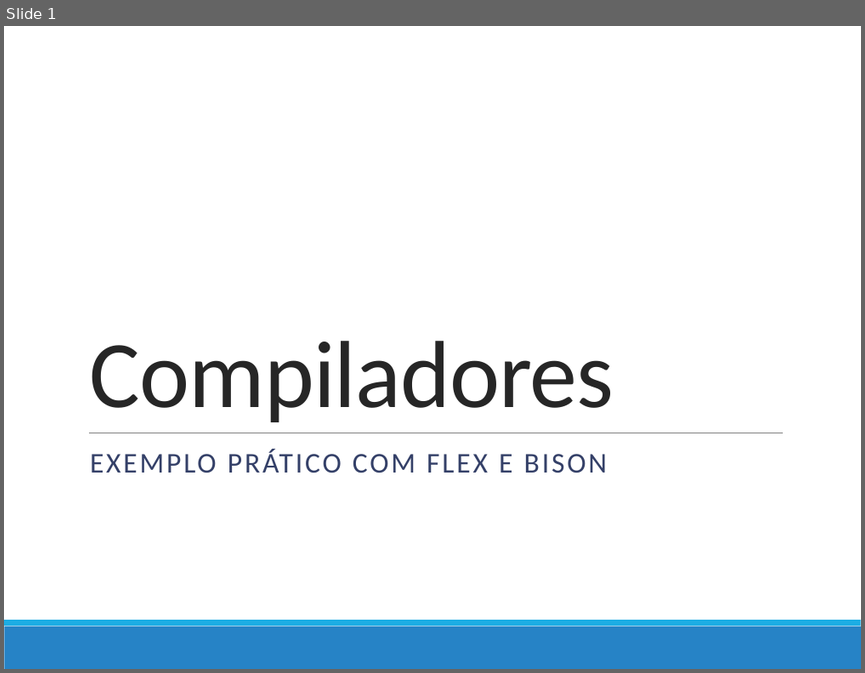
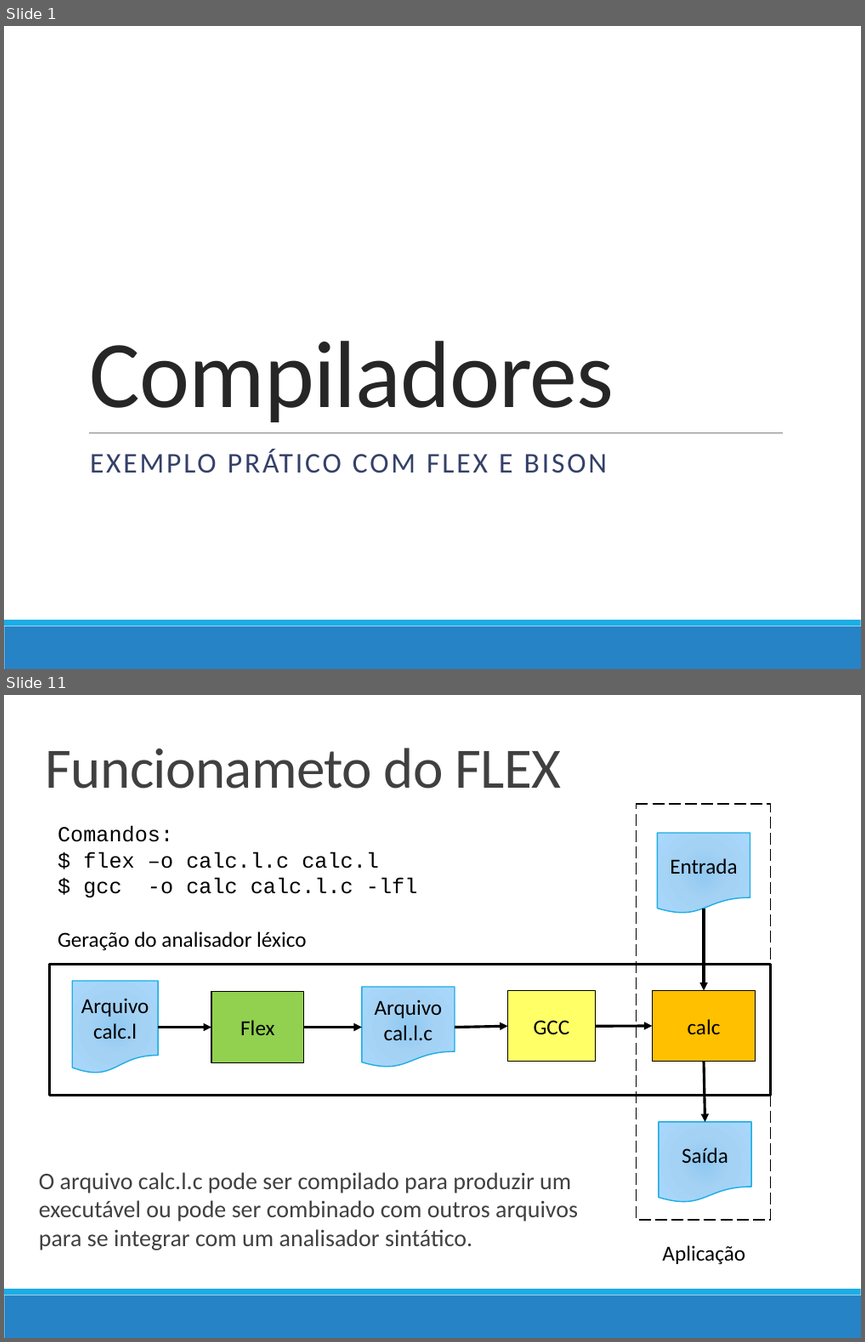
Before and after one commit to darlissonmar/compz-equipe-05-2013-1, a slide deck: trabalho-04/Apresentacao/Apresentacao_Compiladores.pptx. Shown one above the other, each under a label of ours: slide 1 before the commit, slides 1 and 11 after it; the slides between them are not shown. The pictures are 865x673 and 865x1342 pixels, drawn with LibreOffice and Linux fonts; fonts in the diff are those of the drawing. Boxes give left, top, right and bottom in pixels: in the first picture for what was removed or moved away, otherwise in the second. Text is boxed around its words. In the diff, an @@ line names an element or a change of style, - is before the commit and + after.

```diff
--- a/trabalho-04/Apresentacao/Apresentacao_Compiladores.pptx
+++ b/trabalho-04/Apresentacao/Apresentacao_Compiladores.pptx
@@ slide 11 added at (4,695,861,1338), background #FFFFFF; not listed: 2 template elements that a slide beside it also shows @@
@@ text added at (46,748,562,789), 48 pt, text #404040 @@
+Funcionameto do FLEX
@@ rectangle added at (636,804,771,1219), outline #000000 1.25 pt dashed @@
@@ text added at (58,826,417,898), 18 pt, text #000000 @@
+Comandos:
+$ flex –o calc.l.c calc.l
+$ gcc -o calc calc.l.c -lfl
@@ flow chart document added at (657,833,749,913), fill gradient #92C9F0 to #A4D3F5 to #A9D9FD, outline #1CADE4 1 pt, 18 pt, text #000000 @@
+Entrada
@@ arrow added from (704, 908) to (704, 991), #000000 2.25 pt @@
@@ text added at (58,931,306,951), 18 pt, text #000000 @@
+Geração do analisador léxico
@@ rectangle added at (49,964,771,1095), fill #FFFFFF, outline #000000 2.25 pt @@
@@ flow chart document added at (73,981,158,1073), fill gradient #92C9F0 to #A4D3F5 to #A9D9FD, outline #1CADE4 1 pt, 18 pt, text #000000 @@
+Arquivo calc.l
@@ rectangle added at (211,992,304,1062), fill #92D050, outline #000000 1 pt, 18 pt, text #000000 @@
+Flex
@@ flow chart document added at (362,987,454,1066), fill gradient #92C9F0 to #A4D3F5 to #A9D9FD, outline #1CADE4 1 pt, 18 pt, text #000000 @@
+Arquivo
+cal.l.c
@@ rectangle added at (508,991,596,1061), fill #FFFF66, outline #000000 1 pt, 18 pt, text #000000 @@
+GCC
@@ rectangle added at (652,991,755,1061), fill #FFC000, outline #000000 1 pt, 18 pt, text #000000 @@
+calc
@@ arrow added from (454, 1027) to (508, 1026), #000000 2.25 pt @@
@@ arrow added from (596, 1026) to (652, 1026), #000000 2.25 pt @@
@@ arrow added from (158, 1027) to (211, 1027), #000000 2.25 pt @@
@@ arrow added from (304, 1027) to (362, 1027), #000000 2.25 pt @@
@@ arrow added from (704, 1061) to (705, 1122), #000000 2.25 pt @@
@@ flow chart document added at (658,1122,751,1202), fill gradient #92C9F0 to #A4D3F5 to #A9D9FD, outline #1CADE4 1 pt, 18 pt, text #000000 @@
+Saída
@@ text added at (39,1172,578,1250), 20 pt, text #404040 @@
+O arquivo calc.l.c pode ser compilado para produzir um executável ou pode ser combinado com outros arquivos para se integrar com um analisador sintático.
@@ text added at (662,1245,745,1265), 18 pt, text #000000 @@
+Aplicação
```
Also in this commit, not shown: 37 slides changed, 117 other slides added, 6 slides removed.
